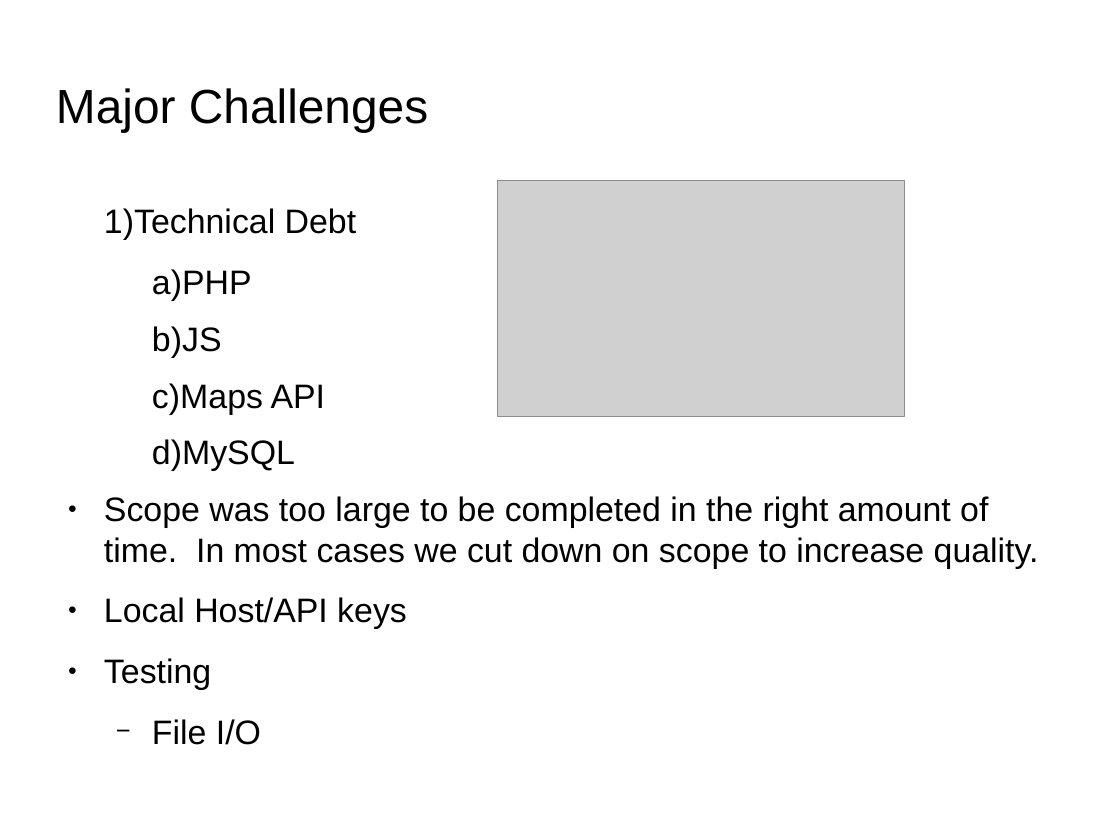
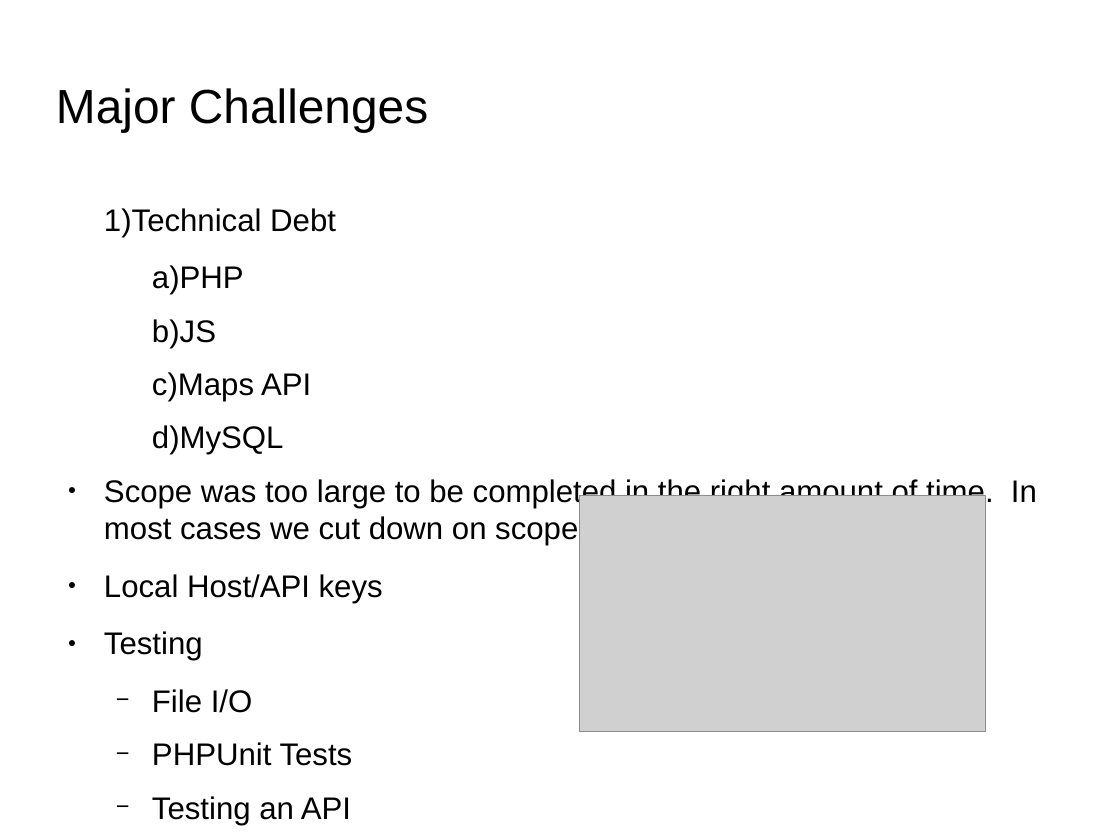
Before and after one commit to nkowdley/CS1530-Team9, a slide deck: slide 7 of presentation/1530Presentation.odp. Drawn at 1120x840 pixels with LibreOffice and Linux fonts; fonts in the diff are those of the drawing; grey boxes stand for pictures; background and template pictures are left out. Boxes give left, top, right and bottom in pixels: in the first picture for what was removed or moved away, otherwise in the second. Text is boxed around its words. In the diff, an @@ line names an element or a change of style, - is before the commit and + after.

```diff
--- a/presentation/1530Presentation.odp
+++ b/presentation/1530Presentation.odp
@@ text at (104, 208, 1037, 713): size 24.1 to 22.1 pt in "1)Technical Debt", "a)PHP", "b)JS", "c)Maps API" and 5 more places @@
@@ picture: place and size @@
-picture at (498, 181, 905, 417)
+picture at (579, 496, 986, 732)
@@ text at (152, 742, 353, 825): paragraphs added @@
+  − PHPUnit Tests
+  − Testing an API
```
Also in this commit, not shown: 1 other slide changed.
